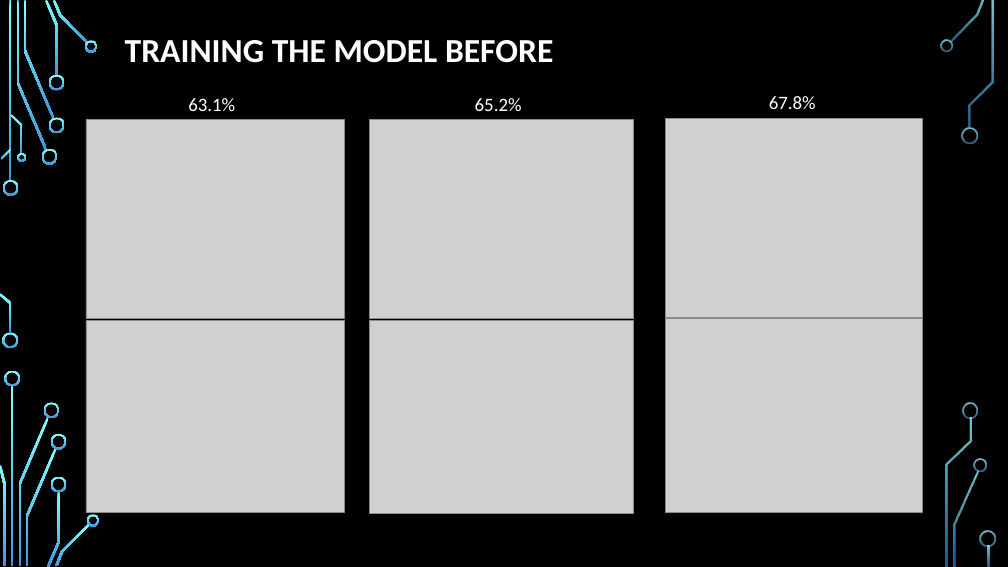
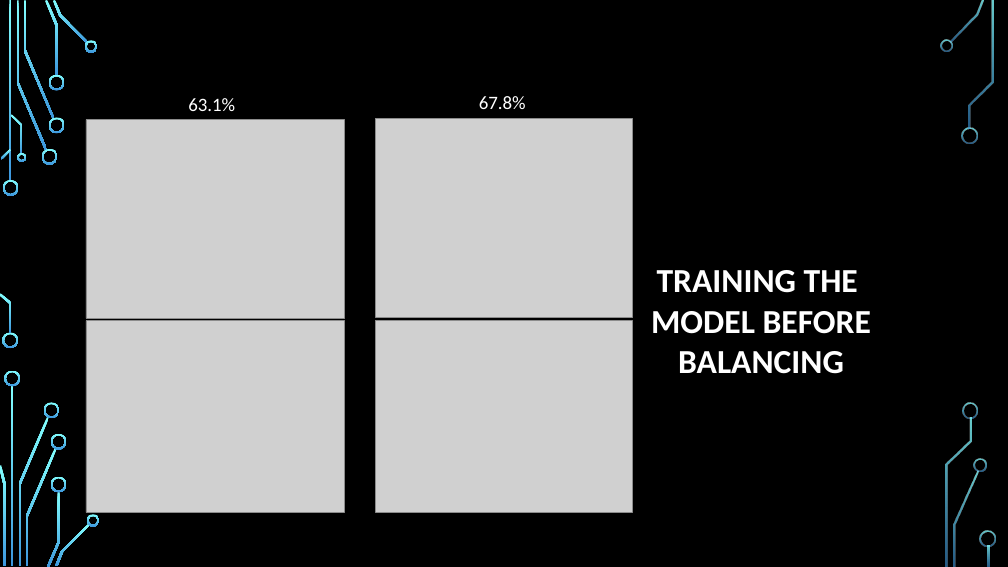
Before and after one commit to netanellevine/Songs_Genres_Classification, a slide deck: slide 7 of Deep learning presentation.pptx. Drawn at 1008x567 pixels with LibreOffice and Linux fonts; fonts in the diff are those of the drawing; grey boxes stand for pictures; background and template pictures are left out. Boxes give left, top, right and bottom in pixels: in the first picture for what was removed or moved away, otherwise in the second. Text is boxed around its words. In the diff, an @@ line names an element or a change of style, - is before the commit and + after.

```diff
--- a/Deep learning presentation.pptx
+++ b/Deep learning presentation.pptx
@@ text "67.8%": place and size @@
-text "67.8%" at bbox=[769, 96, 816, 109]
+text "67.8%" at bbox=[479, 96, 526, 109]
@@ picture removed at bbox=[370, 119, 634, 318] @@
@@ picture: place and size @@
-picture at bbox=[666, 119, 923, 318]
+picture at bbox=[376, 119, 632, 318]
@@ text removed at bbox=[475, 98, 522, 111] @@
-65.2%
@@ text at bbox=[651, 270, 871, 374]: text changed @@
-TRAINING THE MODEL BEFORE
+TRAINING THE
+MODEL BEFORE
+BALANCING
@@ picture removed at bbox=[370, 321, 634, 513] @@
@@ picture: place and size @@
-picture at bbox=[666, 318, 923, 512]
+picture at bbox=[376, 321, 632, 513]
```
Also in this commit, not shown: 5 other slides changed, 2 slides added, 2 other files.
